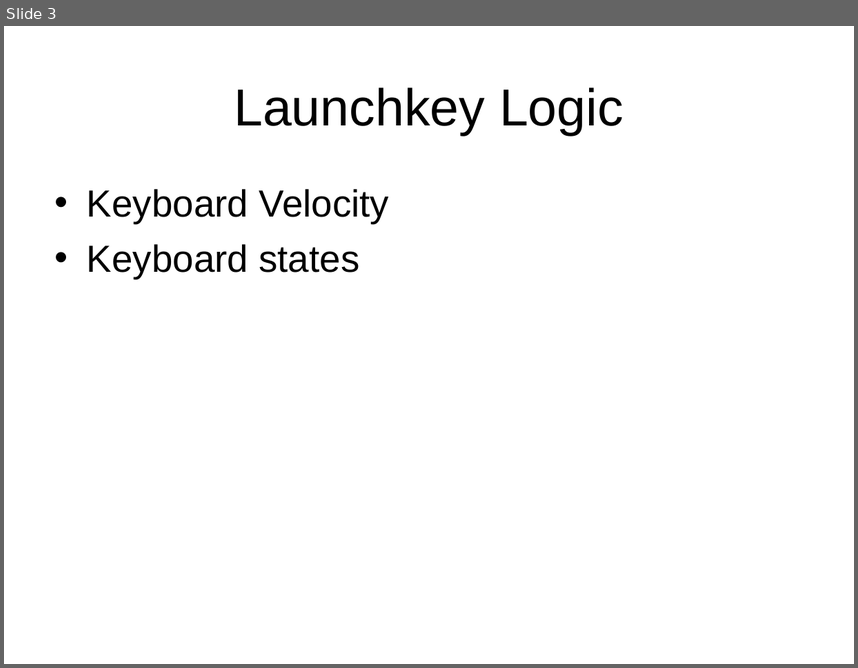
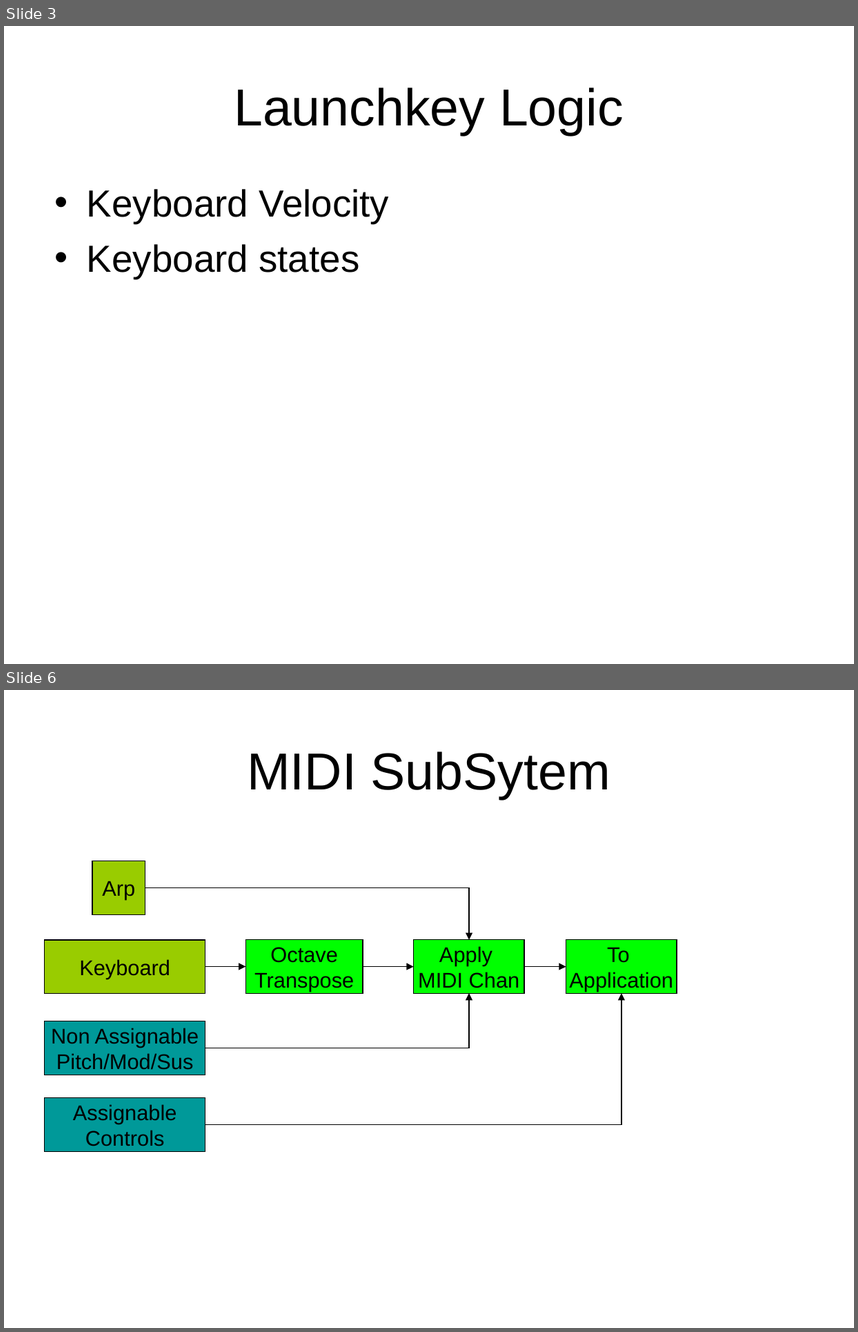
Before and after one commit to AdrianGin/pic-source, a slide deck: NovationLaunchkey/res/TechDiagram.ppt. Shown one above the other, each under a label of ours: slide 3 before the commit, slides 3 and 6 after it; the slides between them are not shown. The pictures are 858x668 and 858x1332 pixels, drawn with LibreOffice and Linux fonts; fonts in the diff are those of the drawing. Boxes give left, top, right and bottom in pixels: in the first picture for what was removed or moved away, otherwise in the second. Text is boxed around its words. In the diff, an @@ line names an element or a change of style, - is before the commit and + after.

```diff
--- a/NovationLaunchkey/res/TechDiagram.ppt
+++ b/NovationLaunchkey/res/TechDiagram.ppt
@@ slide 6 added at (4, 690, 854, 1328), background #FFFFFF @@
@@ title added at (247, 751, 611, 799), 44 pt, text #000000 @@
+MIDI SubSytem
@@ rectangle added at (92, 861, 145, 914), fill #99CC00, outline #000000 0.74 pt, 18 pt, text #000000 @@
+Arp
@@ elbow arrow added from (145, 888) to (469, 940), #000000 0.74 pt @@
@@ rectangle added at (45, 940, 205, 994), fill #99CC00, outline #000000 0.74 pt, 18 pt, text #000000 @@
+Keyboard
@@ rectangle added at (245, 940, 363, 994), fill #00FF00, outline #000000 0.74 pt, 18 pt, text #000000 @@
+Octave
+Transpose
@@ rectangle added at (414, 940, 524, 994), fill #00FF00, outline #000000 0.74 pt, 18 pt, text #000000 @@
+Apply
+MIDI Chan
@@ rectangle added at (566, 940, 677, 994), fill #00FF00, outline #000000 0.74 pt, 18 pt, text #000000 @@
+To
+Application
@@ elbow arrow added from (205, 966) to (245, 966), #000000 0.74 pt @@
@@ elbow arrow added from (363, 966) to (414, 966), #000000 0.74 pt @@
@@ elbow arrow added from (524, 966) to (566, 966), #000000 0.74 pt @@
@@ elbow arrow added from (205, 1048) to (469, 994), #000000 0.74 pt @@
@@ elbow arrow added from (205, 1125) to (621, 994), #000000 0.74 pt @@
@@ rectangle added at (45, 1021, 205, 1074), fill #009999, outline #000000 0.74 pt, 18 pt, text #000000 @@
+Non Assignable
+Pitch/Mod/Sus
@@ rectangle added at (45, 1098, 205, 1152), fill #009999, outline #000000 0.74 pt, 18 pt, text #000000 @@
+Assignable
+Controls
```
Also in this commit, not shown: 1 slide changed, 4 other slides added, 5 other files.
